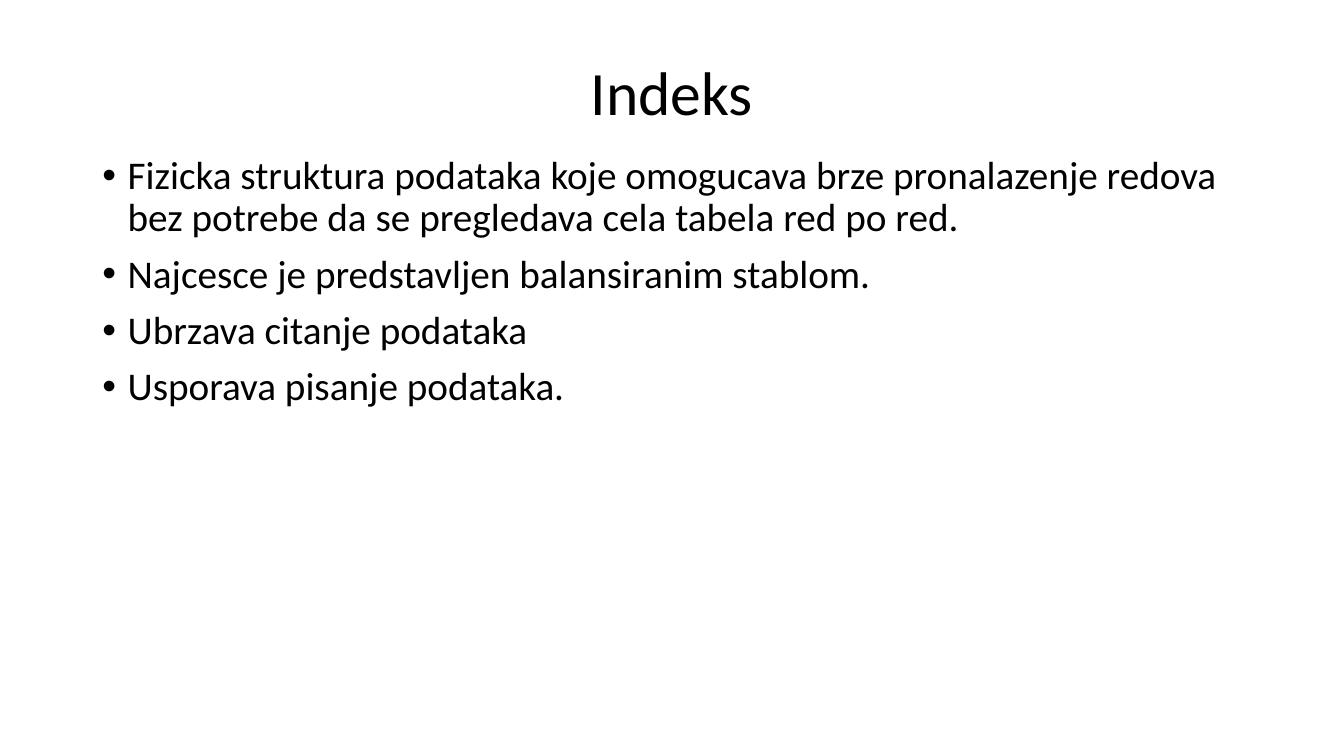
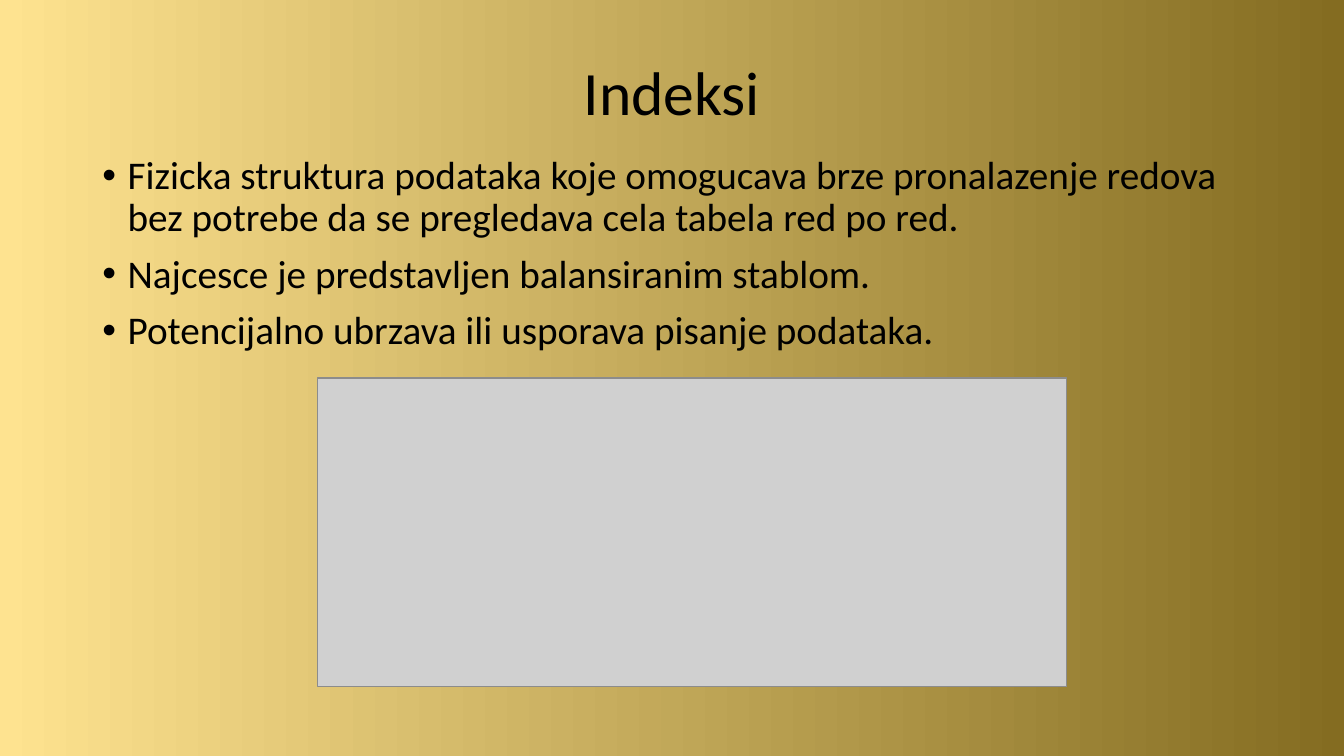
Before and after one commit to zvasiccc/Sistemi-za-upravljanje-bazama-podataka-seminarski-1, a slide deck: slide 3 of Optimizacija upita kod PostgreSQL baze podataka.pptx (slide 2 before the commit). Drawn at 1344x756 pixels with LibreOffice and Linux fonts; fonts in the diff are those of the drawing; grey boxes stand for pictures. Boxes give left, top, right and bottom in pixels: in the first picture for what was removed or moved away, otherwise in the second. Text is boxed around its words. In the diff, an @@ line names an element or a change of style, - is before the commit and + after.

```diff
--- a/Optimizacija upita kod PostgreSQL baze podataka.pptx
+++ b/Optimizacija upita kod PostgreSQL baze podataka.pptx
@@ background #FFFFFF to gradient #FEE390 to #846C21 @@
@@ title at (584, 72, 760, 116): text changed @@
-Indeks
+Indeksi
@@ text at (128, 316, 933, 351): text changed @@
-• Ubrzava citanje podataka
-• Usporava pisanje podataka.
+• Potencijalno ubrzava ili usporava pisanje podataka.
@@ picture added at (318, 378, 1068, 687) @@
```
Also in this commit, not shown: 6 other slides changed, 3 slides added, 1 slide removed, 2 other files.
